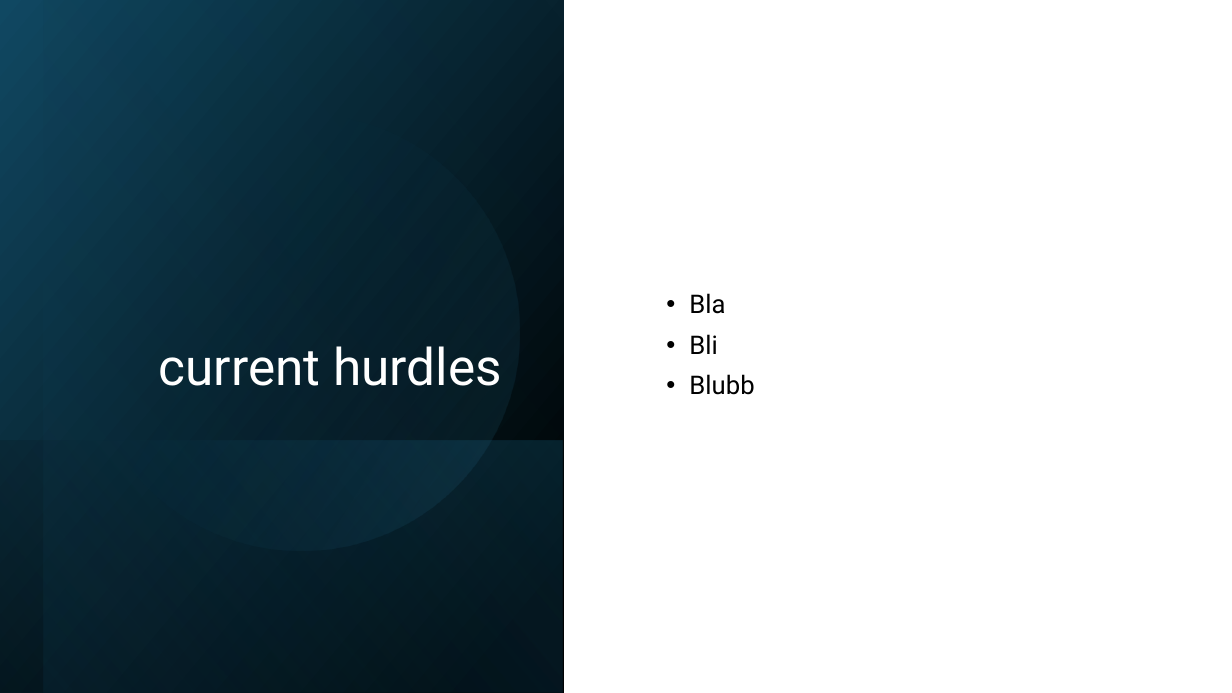
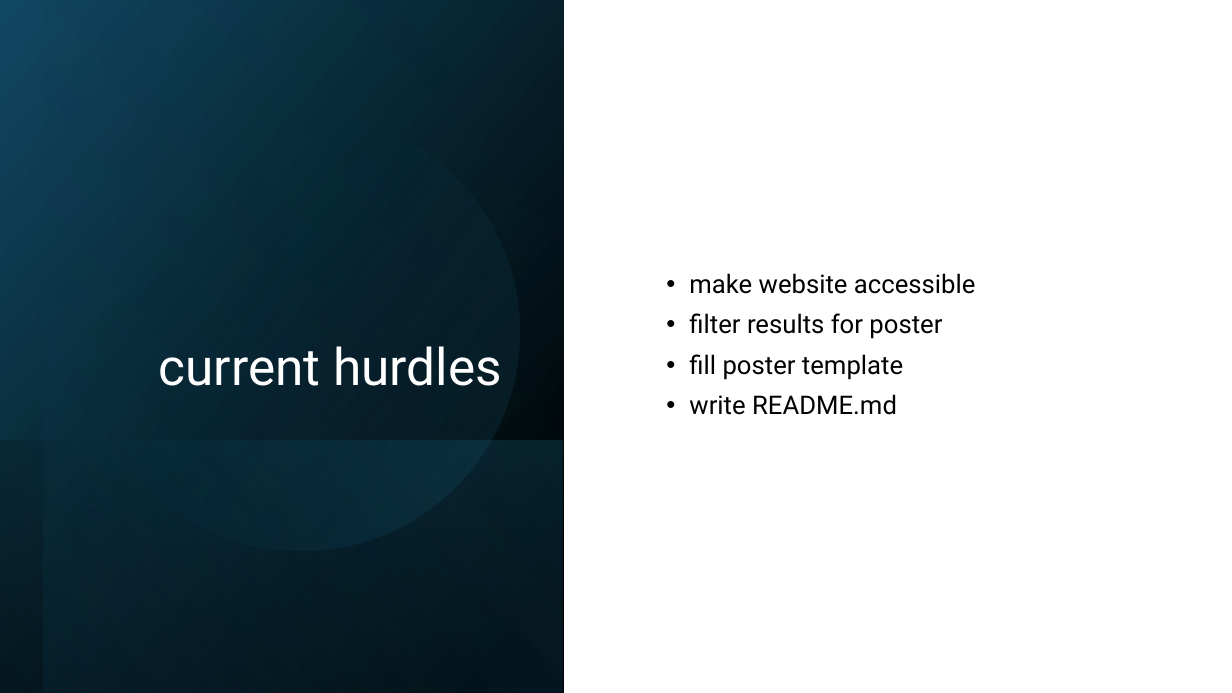
Before and after one commit to EmilieTr/darts_data_science_project, a slide deck: slide 3 of Presentations/DS_Project_Week-3.pptx. Drawn at 1232x693 pixels with LibreOffice and Linux fonts; fonts in the diff are those of the drawing. Boxes give left, top, right and bottom in pixels: in the first picture for what was removed or moved away, otherwise in the second. Text is boxed around its words. In the diff, an @@ line names an element or a change of style, - is before the commit and + after.

```diff
--- a/Presentations/DS_Project_Week-3.pptx
+++ b/Presentations/DS_Project_Week-3.pptx
@@ text at [689, 273, 976, 415]: text changed @@
-• Bla
-• Bli
-• Blubb
+• make website accessible
+• filter results for poster
+• fill poster template
+• write README.md
```
Also in this commit, not shown: 1 other slide changed.
